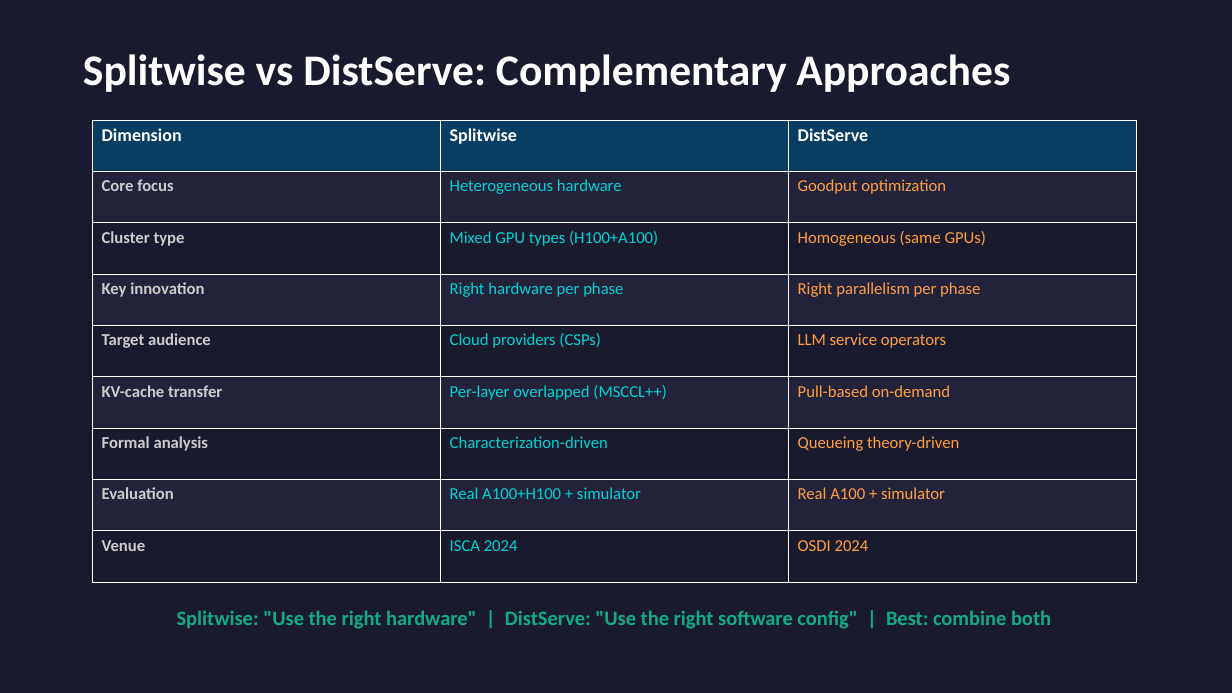
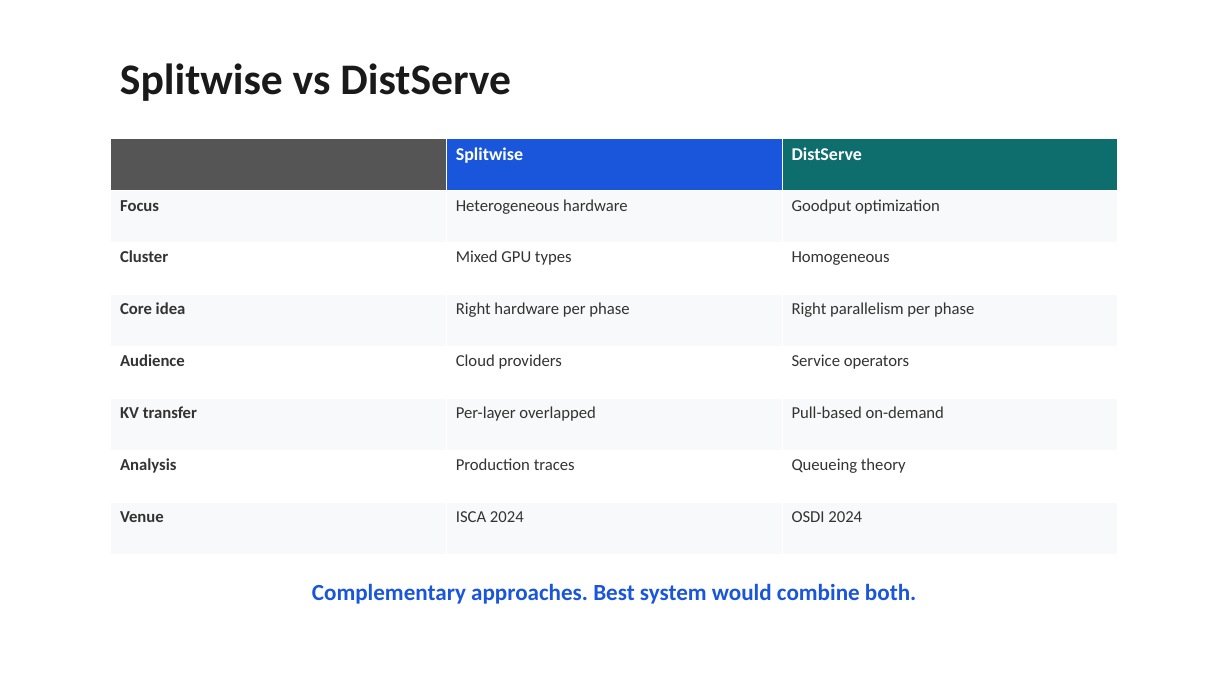
Before and after one commit to beratcelik1/llm-inference-phase-disaggregation, a slide deck: slide 21 of presentation/Phase_Disaggregation_LLM_Inference.pptx. Drawn at 1232x693 pixels with LibreOffice and Linux fonts; fonts in the diff are those of the drawing. Boxes give left, top, right and bottom in pixels: in the first picture for what was removed or moved away, otherwise in the second. Text is boxed around its words. In the diff, an @@ line names an element or a change of style, - is before the commit and + after.

```diff
--- a/presentation/Phase_Disaggregation_LLM_Inference.pptx
+++ b/presentation/Phase_Disaggregation_LLM_Inference.pptx
@@ background #1A1A2E to #FFFFFF @@
@@ text at [120, 63, 511, 101]: text changed; text colour #FFFFFF to #1A1A1A @@
-Splitwise vs DistServe: Complementary Approaches
+Splitwise vs DistServe
@@ table at [111, 139, 1117, 555] @@
-row 1: Dimension | Splitwise | DistServe
-row 2: Core focus | Heterogeneous hardware | Goodput optimization
-row 3: Cluster type | Mixed GPU types (H100+A100) | Homogeneous (same GPUs)
-row 4: Key innovation | Right hardware per phase | Right parallelism per phase
-row 5: Target audience | Cloud providers (CSPs) | LLM service operators
-row 6: KV-cache transfer | Per-layer overlapped (MSCCL++) | Pull-based on-demand
-row 7: Formal analysis | Characterization-driven | Queueing theory-driven
-row 8: Evaluation | Real A100+H100 + simulator | Real A100 + simulator
+row 1:  | Splitwise | DistServe
+row 2: Focus | Heterogeneous hardware | Goodput optimization
+row 3: Cluster | Mixed GPU types | Homogeneous
+row 4: Core idea | Right hardware per phase | Right parallelism per phase
+row 5: Audience | Cloud providers | Service operators
+row 6: KV transfer | Per-layer overlapped | Pull-based on-demand
+row 7: Analysis | Production traces | Queueing theory
@@ table: place and size @@
-table at [92, 120, 1138, 582]
+table at [111, 139, 1117, 555]
@@ text at [312, 583, 916, 604]: text changed; size 16 to 18 pt; text colour #10AC84 to #1A56DB @@
-Splitwise: "Use the right hardware" | DistServe: "Use the right software config" | Best: combine both
+Complementary approaches. Best system would combine both.
```
Also in this commit, not shown: 18 other slides changed, 5 slides added, 6 slides removed, 4 other files.
